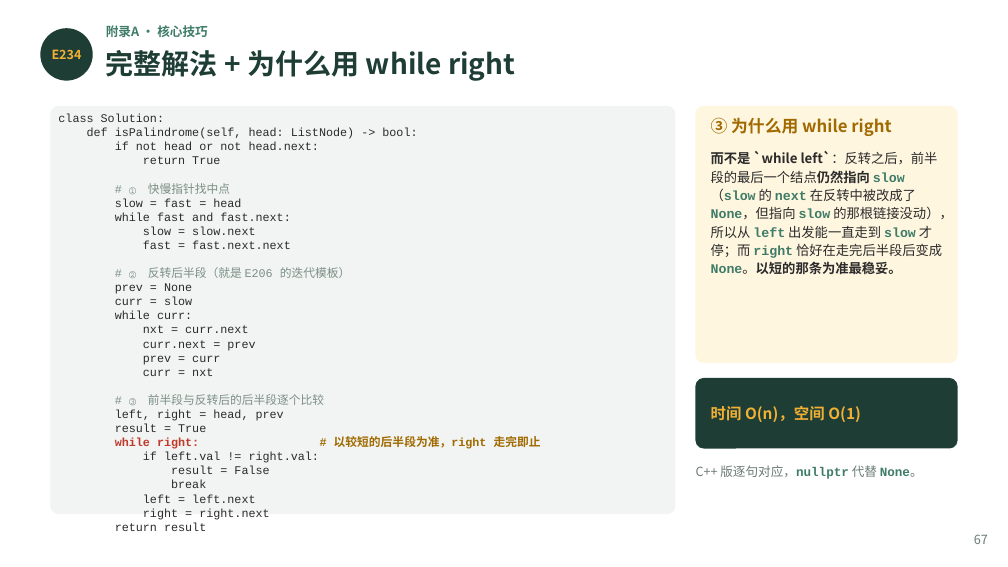
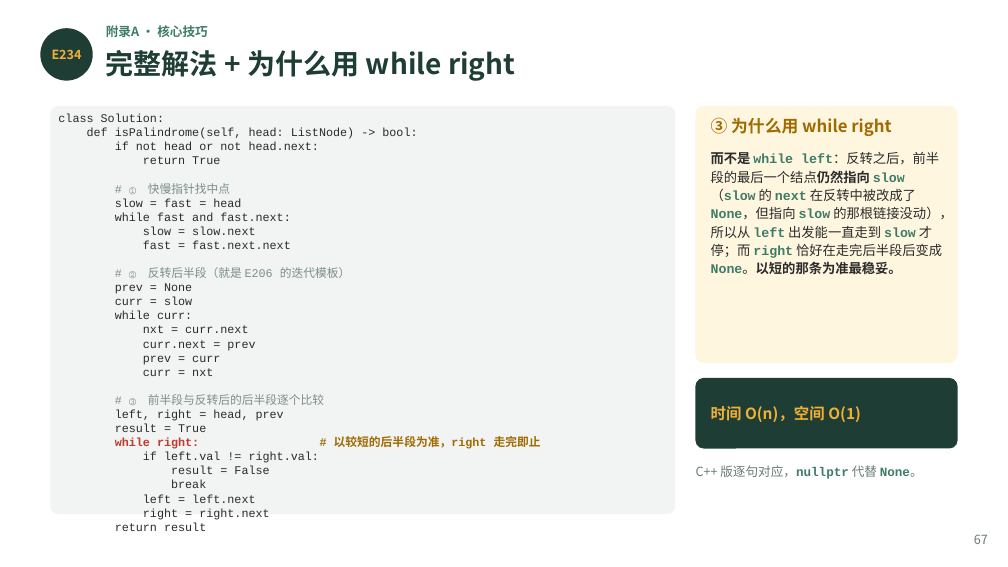
Before and after one commit to GMyhf/2026fall-cs201cq, a slide deck: slide 68 of courseware/202609_DSA_02_Linear_List.pptx. Drawn at 1008x567 pixels with LibreOffice and Linux fonts; fonts in the diff are those of the drawing. Boxes give left, top, right and bottom in pixels: in the first picture for what was removed or moved away, otherwise in the second. Text is boxed around its words. In the diff, an @@ line names an element or a change of style, - is before the commit and + after.

Commit message:
08:20

```diff
--- a/courseware/202609_DSA_02_Linear_List.pptx
+++ b/courseware/202609_DSA_02_Linear_List.pptx
@@ text at box(711, 152, 952, 275): text changed; bold off @@
-而不是 `while left`：反转之后，前半段的最后一个结点仍然指向 slow（slow 的 next 在反转中被改成了 None，但指向 slow 的那根链接没动），所以从 left 出发能一直走到 slow 才停；而 right 恰好在走完后半段后变成 None。以短的那条为准最稳妥。
+而不是 while left：反转之后，前半段的最后一个结点仍然指向 slow（slow 的 next 在反转中被改成了 None，但指向 slow 的那根链接没动），所以从 left 出发能一直走到 slow 才停；而 right 恰好在走完后半段后变成 None。以短的那条为准最稳妥。
```
Also in this commit, not shown: 9 other slides changed.
